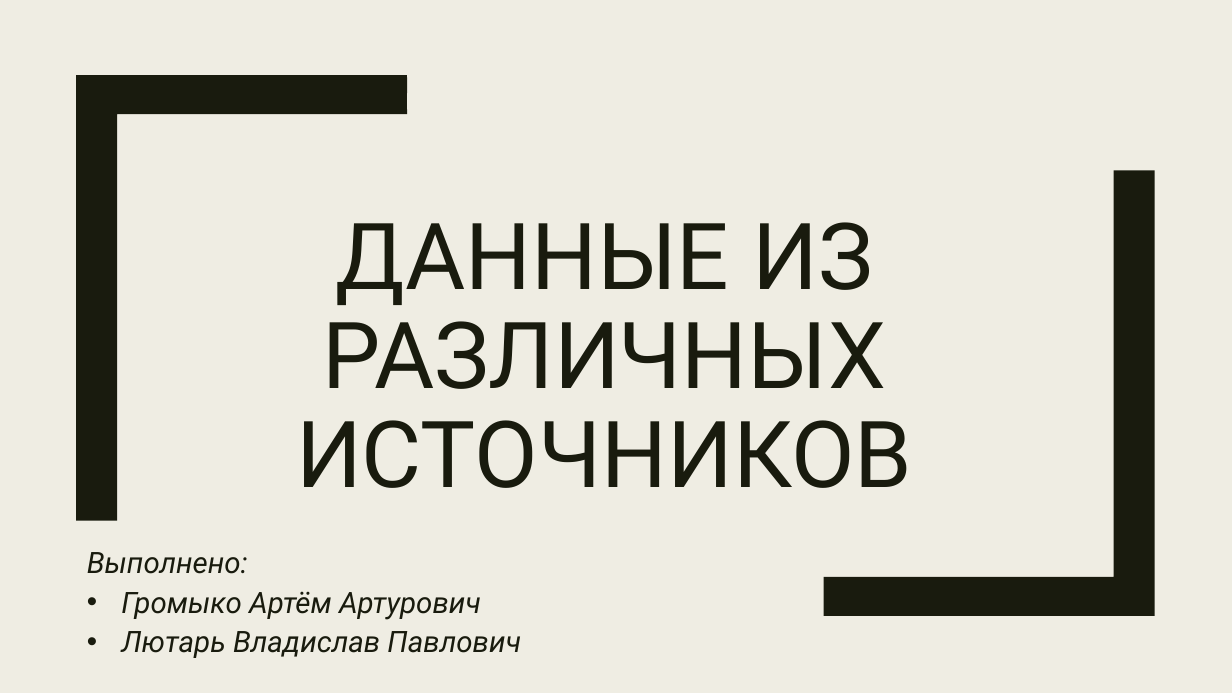
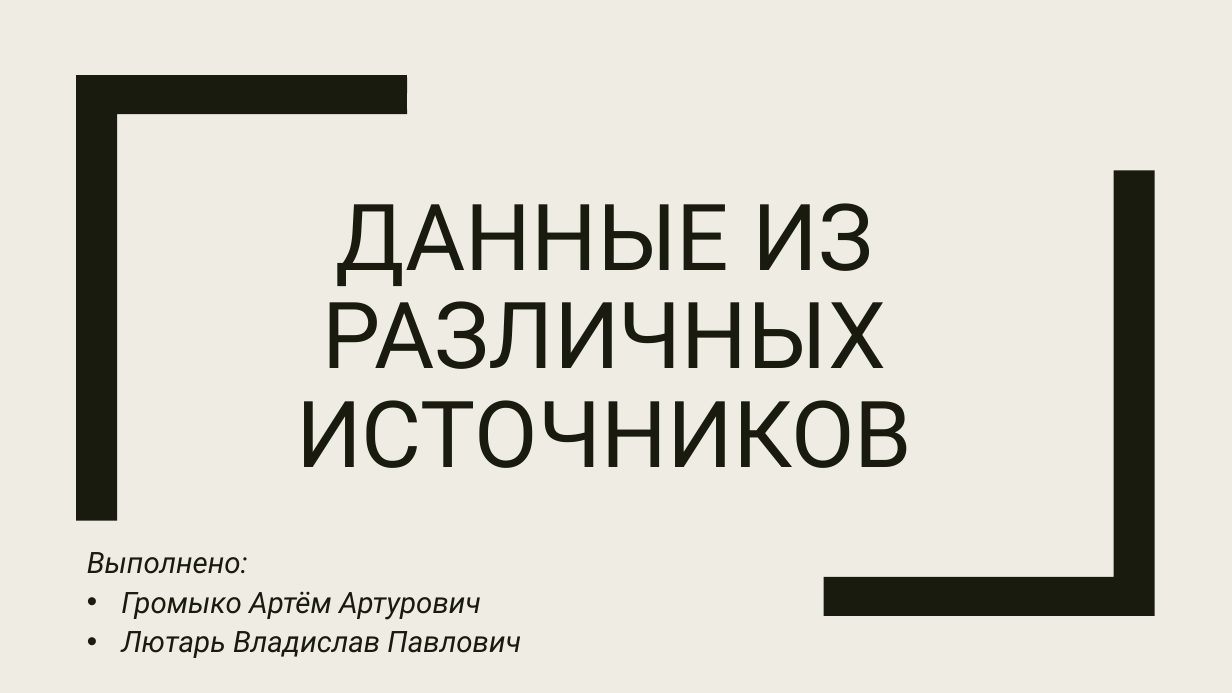
Before and after one commit to IAmSerepok/DataFromVariousSources, a slide deck: slide 1 of speech/presentation.pptx. Drawn at 1232x693 pixels with LibreOffice and Linux fonts; fonts in the diff are those of the drawing. Boxes give left, top, right and bottom in pixels: in the first picture for what was removed or moved away, otherwise in the second. Text is boxed around its words. In the diff, an @@ line names an element or a change of style, - is before the commit and + after.

```diff
--- a/speech/presentation.pptx
+++ b/speech/presentation.pptx
@@ title "ДАННЫЕ ИЗ РАЗЛИЧНЫХ ИСТОЧНИКОВ": place and size @@
-title "ДАННЫЕ ИЗ РАЗЛИЧНЫХ ИСТОЧНИКОВ" at (296,222,912,488)
+title "ДАННЫЕ ИЗ РАЗЛИЧНЫХ ИСТОЧНИКОВ" at (296,203,912,468)
```
Also in this commit, not shown: 2 other files.
